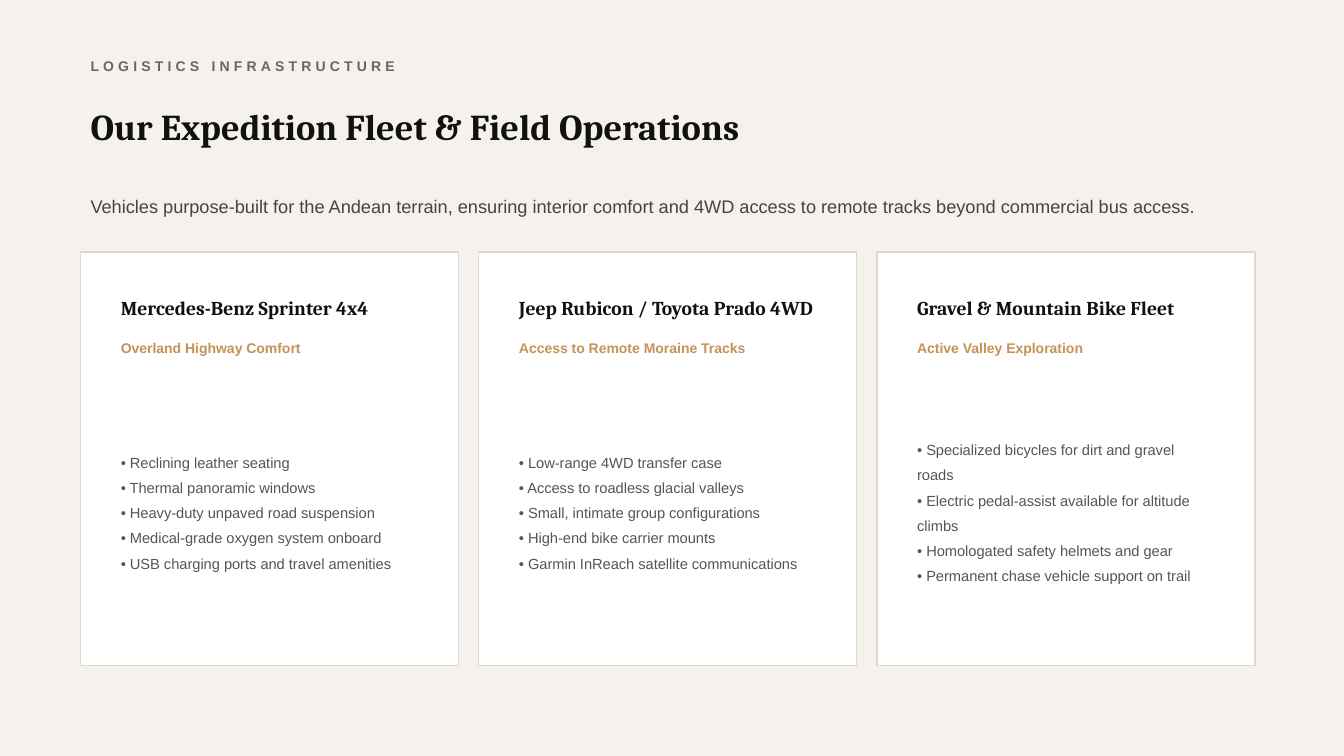
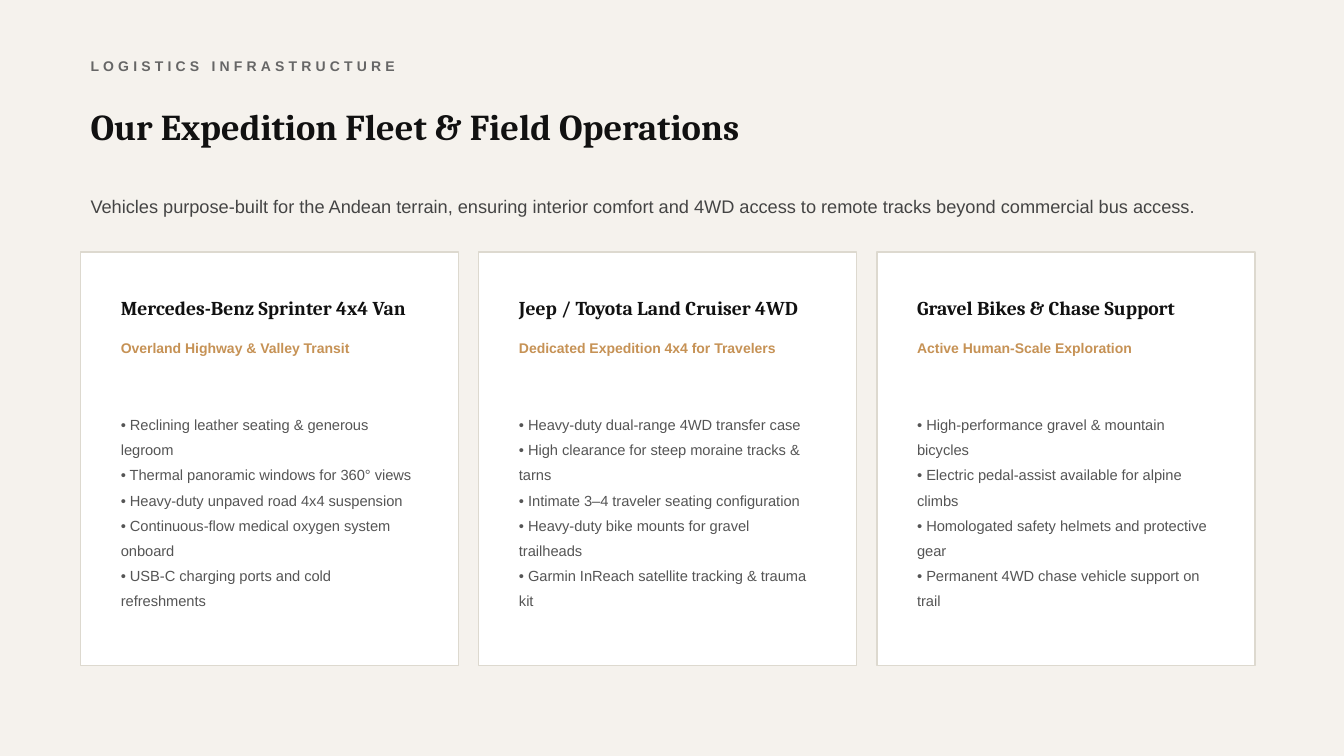
Before and after one commit to camichamorro/Kick-Off-Cordillera-Blanca, a slide deck: slide 18 of public/Explora_Cordillera_Blanca_Expedition.pptx. Drawn at 1344x756 pixels with LibreOffice and Linux fonts; fonts in the diff are those of the drawing. Boxes give left, top, right and bottom in pixels: in the first picture for what was removed or moved away, otherwise in the second. Text is boxed around its words. In the diff, an @@ line names an element or a change of style, - is before the commit and + after.

Commit message:
refactor: update itinerary copy and add icons
Refine expedition narrative for better flow and tone consistency, and update icon dependencies for future feature support.

```diff
--- a/public/Explora_Cordillera_Blanca_Expedition.pptx
+++ b/public/Explora_Cordillera_Blanca_Expedition.pptx
@@ text at (x1=121, y1=301, x2=406, y2=319): text changed @@
-Mercedes-Benz Sprinter 4x4
+Mercedes-Benz Sprinter 4x4 Van
@@ text at (x1=519, y1=301, x2=798, y2=320): text changed @@
-Jeep Rubicon / Toyota Prado 4WD
+Jeep / Toyota Land Cruiser 4WD
@@ text at (x1=917, y1=301, x2=1175, y2=319): text changed @@
-Gravel & Mountain Bike Fleet
+Gravel Bikes & Chase Support
@@ text at (x1=121, y1=343, x2=350, y2=356): text changed @@
-Overland Highway Comfort
+Overland Highway & Valley Transit
@@ text at (x1=519, y1=343, x2=775, y2=356): text changed @@
-Access to Remote Moraine Tracks
+Dedicated Expedition 4x4 for Travelers
@@ text at (x1=917, y1=343, x2=1132, y2=356): text changed @@
-Active Valley Exploration
+Active Human-Scale Exploration
@@ text at (x1=121, y1=419, x2=412, y2=606): text changed @@
-• Reclining leather seating
-• Thermal panoramic windows
-• Heavy-duty unpaved road suspension
-• Medical-grade oxygen system onboard
-• USB charging ports and travel amenities
+• Reclining leather seating & generous legroom
+• Thermal panoramic windows for 360° views
+• Heavy-duty unpaved road 4x4 suspension
+• Continuous-flow medical oxygen system onboard
+• USB-C charging ports and cold refreshments
@@ text at (x1=519, y1=419, x2=806, y2=606): text changed @@
-• Low-range 4WD transfer case
-• Access to roadless glacial valleys
-• Small, intimate group configurations
-• High-end bike carrier mounts
-• Garmin InReach satellite communications
+• Heavy-duty dual-range 4WD transfer case
+• High clearance for steep moraine tracks & tarns
+• Intimate 3–4 traveler seating configuration
+• Heavy-duty bike mounts for gravel trailheads
+• Garmin InReach satellite tracking & trauma kit
@@ text at (x1=917, y1=419, x2=1207, y2=606): text changed @@
-• Specialized bicycles for dirt and gravel roads
-• Electric pedal-assist available for altitude climbs
-• Homologated safety helmets and gear
-• Permanent chase vehicle support on trail
+• High-performance gravel & mountain bicycles
+• Electric pedal-assist available for alpine climbs
+• Homologated safety helmets and protective gear
+• Permanent 4WD chase vehicle support on trail
```
Also in this commit, not shown: 5 other slides changed, 2 other files.
